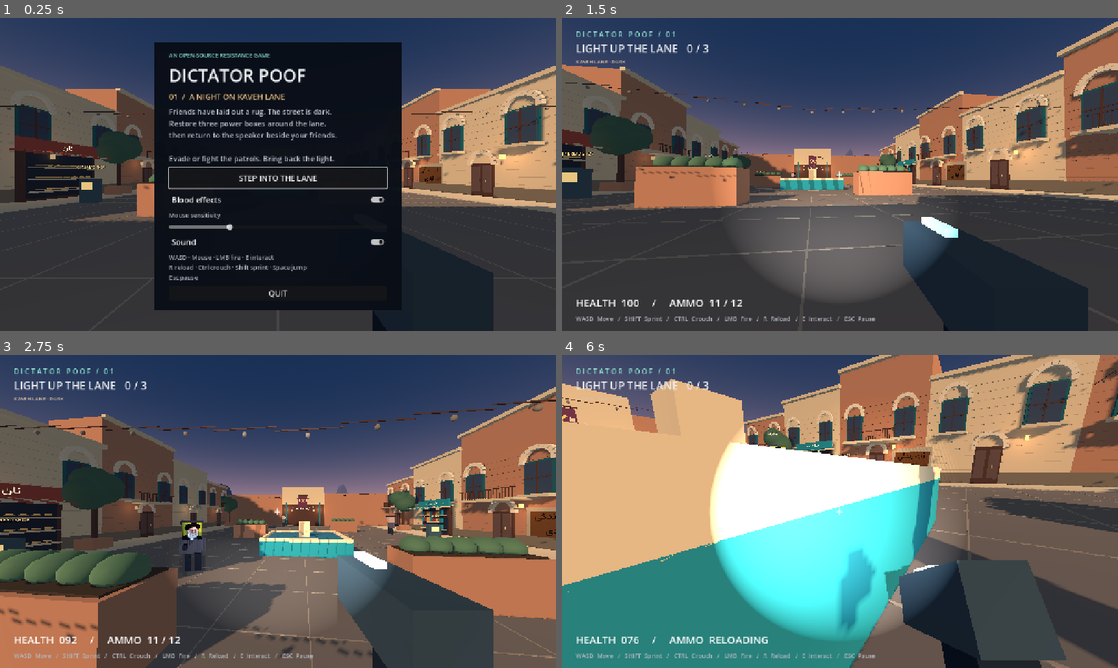
Above: before the commit, frames 1-4 (two rows, left to right).
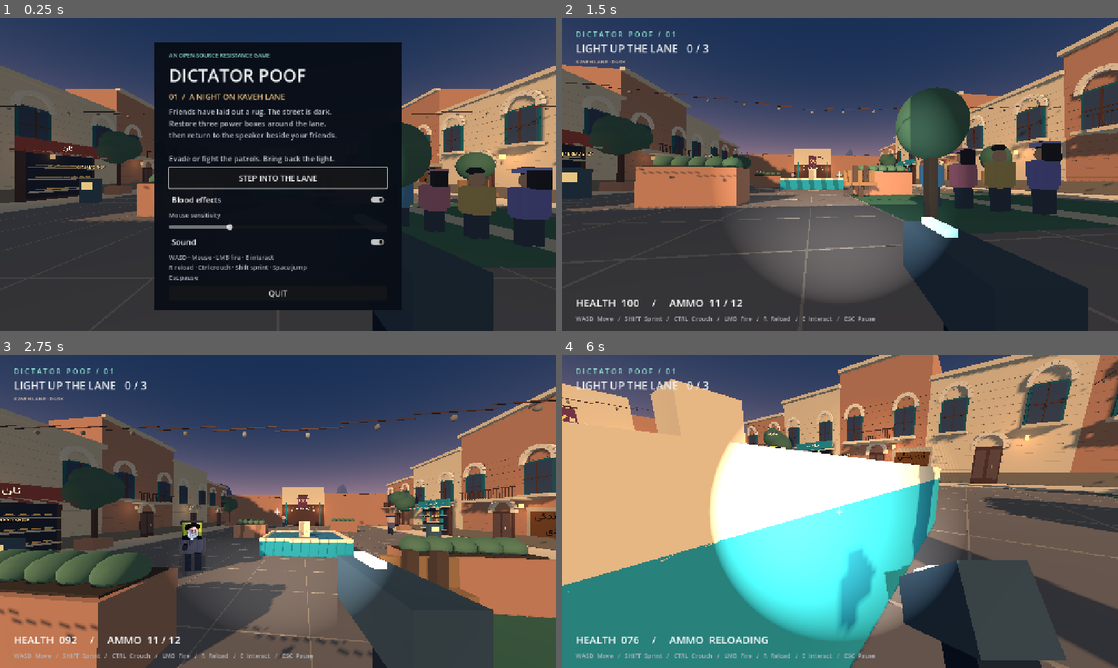
Above: after the commit, the same moments.

Repository: autrin/Dictator-Poof
Game: Godot game, scene res://scenes/main.tscn
The game is run twice, just before and just after one commit, with the same random seed, the same clock (stepped at 60 frames per second) and the same inputs.
Inputs (mouse positions are in pixels of both pictures, inside the frame that each line leads up to):
- Up to frame 1 (0.25 s): no input
- Up to frame 2 (1.5 s): click "STEP INTO THE LANE" at 0.5 s; move the mouse to (867, 174) at 1.27 s; hold W (forward) from 1.28 s (still down); hold Ctrl (crouch) from 1.28 s (still down); click (867, 174) at 1.42 s
- Up to frame 3 (2.75 s): keep holding W (forward); tap Space (jump) at 1.52, 2.27 s; tap E (interact) at 1.55, 2.1 s; move the mouse to (250, 511) at 2.02 s; release Ctrl (crouch) at 2.03 s; tap Ctrl (crouch) at 2.3 s
- Up to frame 4 (6 s): move the mouse to (851, 505) at 2.77 s; hold Ctrl (crouch) 2.78-3.53 s; tap E (interact) at 3.05, 4.35 s; move the mouse to (834, 517) at 3.52 s; click (834, 517) at 3.6 s; tap Space (jump) at 3.77, 4.52, 5.27 s; tap Ctrl (crouch) at 3.8, 5.3 s; move the mouse to (878, 514) at 4.27 s; tap Escape (pause) at 4.9 s; move the mouse to (673, 464) at 5.02 s; release W (forward) at 5.03 s; hold A (left) 5.03-5.78 s; tap Shift (sprint) at 5.1 s; tap R (reload) at 5.65 s; move the mouse to (845, 511) at 5.77 s; hold W (forward) from 5.78 s (still down); hold Ctrl (crouch) from 5.78 s (still down); click (845, 511) at 5.92 s

The runs differ from the first frame. In frame 1, 5.9% of the frame differs, in the area x 72-100%, y 33-80%; in frame 2, 7.9%, in the area x 50-100%, y 22-69%; in frame 3, 2.9%; in frame 4, 0.2%.

Commit message:
Added a park encounter. Walk toward the park on the right side of the street to trigger it: four friends are walking together when officers arrive in a white and green van. The scene shows the questioning, hijab and tattoo demands, the friends' attempt to flee, and the officers' assault and attempted arrests

Diff:
--- a/scripts/hud.gd
+++ b/scripts/hud.gd
@@ -61,9 +61,11 @@
 	hud.add_child(crosshair)
 	prompt = Label.new()
 	prompt.horizontal_alignment = HORIZONTAL_ALIGNMENT_CENTER
+	prompt.vertical_alignment = VERTICAL_ALIGNMENT_CENTER
+	prompt.autowrap_mode = TextServer.AUTOWRAP_WORD_SMART
 	prompt.set_anchors_and_offsets_preset(Control.PRESET_CENTER_BOTTOM)
-	prompt.position = Vector2(-300, -140)
-	prompt.size = Vector2(600, 40)
+	prompt.position = Vector2(-450, -165)
+	prompt.size = Vector2(900, 80)
 	prompt.add_theme_font_size_override("font_size", 22)
 	prompt.add_theme_font_override("font", preload("res://assets/fonts/vazirmatn/Vazirmatn.ttf"))
 	prompt.modulate = TEAL
--- /dev/null
+++ b/scripts/park_encounter.gd
@@ -0,0 +1,178 @@
+extends Node3D
+## A short, player-triggered park encounter on Kaveh Lane.
+
+const PersianFont := preload("res://assets/fonts/vazirmatn/Vazirmatn.ttf")
+const UNIFORM := Color("626b4e")
+
+var game: Node3D
+var van: Node3D
+var civilians: Array[Node3D] = []
+var officers: Array[Node3D] = []
+var elapsed := 0.0
+var started := false
+var completed := false
+var shown_beat := -1
+
+const BEAT_TIMES := [2.3, 5.2, 8.2, 11.1, 14.1, 17.1, 20.1]
+const BEAT_LINES := [
+	"گشت ارشاد: شما کی هستید؟ چه نسبتی با هم دارید؟",
+	"گشت ارشاد: روسری‌هاتون رو درست کنید. موهاتون رو بپوشونید.",
+	"گشت ارشاد: تتو ممنوعه! با زن نامحرم چرا می‌گردی؟",
+	"دوست: ما فقط داریم توی پارک قدم می‌زنیم!",
+	"دختر (گریه‌کنان): ولم کنید! کمک!",
+	"پسر: به سرم نزنید! بذارید بریم!",
+	"دوست‌ها: نه! ما رو سوار ون نکنید!",
+]
+
+func _ready() -> void:
+	build_park()
+	build_van()
+	var colors := [Color("527b8c"), Color("ae6d75"), Color("b39457"), Color("716b9b")]
+	for i in range(4):
+		var person := make_person(colors[i], i % 2 == 1, false)
+		person.position = Vector3(-3.1 + i * 0.65, 0, 1.0 + i * 0.55)
+		civilians.append(person)
+	for i in range(4):
+		var officer := make_person(UNIFORM, false, true)
+		officer.position = Vector3(4.0 + (i % 2) * 0.6, 0, 5.0 + (i / 2) * 0.5)
+		officer.visible = false
+		officers.append(officer)
+
+func build_park() -> void:
+	PoofShapes.box(self, Vector3(-0.6, 0.012, 0), Vector3(8.7, 0.025, 7.3), Color("43634b"))
+	PoofShapes.box(self, Vector3(-0.6, 0.028, 0), Vector3(1.1, 0.01, 7.3), Color("a99a80"))
+	for x in [-4.6, 3.4]:
+		PoofShapes.box(self, Vector3(x, 0.25, -2.7), Vector3(0.25, 0.5, 0.25), Color("544336"))
+		for offset in [-0.28, 0.28]:
+			PoofShapes.box(self, Vector3(x + offset, 0.95, -2.7), Vector3(0.22, 1.2, 0.22), Color("544336"))
+		PoofShapes.box(self, Vector3(x, 0.65, -2.7), Vector3(1.6, 0.17, 0.5), Color("8c6946"))
+		PoofShapes.box(self, Vector3(x, 1.05, -2.95), Vector3(1.6, 0.65, 0.14), Color("8c6946"))
+	for at in [Vector3(-4.4, 0, 2.7), Vector3(3.3, 0, -2.8)]:
+		PoofShapes.box(self, at + Vector3(0, 0.9, 0), Vector3(0.2, 1.8, 0.2), Color("514334"))
+		var crown := sphere(self, at + Vector3(0, 2.1, 0), Vector3(1.45, 1.5, 1.45), Color("45634c"))
+		crown.name = "Park tree"
+	var sign := PoofShapes.label(self, Vector3(-0.6, 2.5, -3.3), "پارک", Color("d7c69d"), 40)
+	sign.font = PersianFont
+	sign.text_direction = TextServer.DIRECTION_RTL
+	sign.billboard = BaseMaterial3D.BILLBOARD_ENABLED
+
+func build_van() -> void:
+	van = Node3D.new()
+	van.name = "Morality police van"
+	van.position = Vector3(4.7, 0, 7.0)
+	add_child(van)
+	PoofShapes.box(van, Vector3(0, 1.13, 0), Vector3(2.55, 2.1, 4.5), Color("deded8"))
+	PoofShapes.box(van, Vector3(0, 2.16, 0.55), Vector3(2.5, 0.16, 3.15), Color("f3f1e9"))
+	for side in [-1, 1]:
+		PoofShapes.box(van, Vector3(side * 1.28, 1.17, 0), Vector3(0.035, 0.44, 4.36), Color("15966b"))
+		for z in [-1.2, 0.05, 1.3]:
+			PoofShapes.box(van, Vector3(side * 1.31, 1.75, z), Vector3(0.045, 0.57, 0.95), Color("273b44"))
+		for z in [-1.55, 1.55]:
+			sphere(van, Vector3(side * 1.25, 0.47, z), Vector3(0.38, 0.75, 0.75), Color("24282a"))
+	PoofShapes.box(van, Vector3(0, 1.68, -2.26), Vector3(2.1, 0.7, 0.04), Color("283f49"))
+	for x in [-0.92, 0.92]:
+		PoofShapes.box(van, Vector3(x, 0.72, -2.28), Vector3(0.37, 0.22, 0.06), Color("f4e8b2"))
+	var title := PoofShapes.label(van, Vector3(-1.34, 1.16, 0.05), "گشت ارشاد", Color("f0e5ae"), 35)
+	title.font = PersianFont
+	title.text_direction = TextServer.DIRECTION_RTL
+	title.rotation.y = -PI / 2.0
+	title.pixel_size = 0.006
+
+func make_person(clothes: Color, woman: bool, officer: bool) -> Node3D:
+	var person := Node3D.new()
+	person.name = "Officer" if officer else ("Woman friend" if woman else "Man friend")
+	add_child(person)
+	sphere(person, Vector3(0, 1.53, 0), Vector3(0.32, 0.38, 0.32), Color("b48969"))
+	sphere(person, Vector3(0, 1.76, -0.03), Vector3(0.34, 0.19, 0.34), Color("292b2b"))
+	PoofShapes.box(person, Vector3(0, 1.0, 0), Vector3(0.48, 0.73, 0.3), clothes)
+	for side in [-1, 1]:
+		var arm := PoofShapes.box(person, Vector3(side * 0.33, 1.03, 0), Vector3(0.16, 0.63, 0.16), clothes)
+		arm.name = "Left arm" if side < 0 else "Right arm"
+		PoofShapes.box(person, Vector3(side * 0.14, 0.34, 0), Vector3(0.18, 0.68, 0.2), Color("39424a"))
+	if woman:
+		# Loose scarf and visible hair make the shouted order legible in the scene.
+		PoofShapes.box(person, Vector3(0, 1.55, 0.17), Vector3(0.36, 0.42, 0.16), Color("292b2b"))
+		PoofShapes.box(person, Vector3(0.05, 1.76, 0), Vector3(0.45, 0.11, 0.37), clothes.lightened(0.18))
+	elif officer:
+		PoofShapes.box(person, Vector3(0, 1.82, 0), Vector3(0.44, 0.14, 0.4), UNIFORM.darkened(0.3))
+	else:
+		# A visible tattoo on the forearm is mentioned by the officer.
+		PoofShapes.box(person, Vector3(0.33, 0.88, -0.09), Vector3(0.13, 0.15, 0.025), Color("273d48"))
+	if not officer:
+		for side in [-1, 1]:
+			var tear := sphere(person, Vector3(side * 0.105, 1.45, -0.16), Vector3(0.055, 0.13, 0.025), Color("8bcad1"))
+			tear.name = "Tear left" if side < 0 else "Tear right"
+			tear.visible = false
+	return person
+
+func sphere(parent: Node3D, at: Vector3, size: Vector3, color: Color) -> MeshInstance3D:
+	var mesh := MeshInstance3D.new()
+	var shape := SphereMesh.new()
+	shape.radius = 0.5
+	shape.height = 1.0
+	mesh.mesh = shape
+	mesh.position = at
+	mesh.scale = size
+	mesh.material_override = PoofShapes.material(color)
+	parent.add_child(mesh)
+	return mesh
+
+func _process(delta: float) -> void:
+	if completed or not game.active or game.victory:
+		return
+	if not started:
+		elapsed += delta
+		for i in range(civilians.size()):
+			civilians[i].position.z = 1.0 + i * 0.55 - minf(elapsed * 0.18, 1.1)
+			civilians[i].position.y = absf(sin(elapsed * 6.0 + i)) * 0.025
+		if game.player.global_position.distance_to(global_position) < 7.0:
+			started = true
+			elapsed = 0.0
+		return
+	elapsed += delta
+	van.position.z = lerpf(7.0, 3.3, clampf(elapsed / 2.2, 0.0, 1.0))
+	for i in range(civilians.size()):
+		var person := civilians[i]
+		var home := Vector3(-3.1 + i * 0.65, 0, -0.1 + i * 0.55)
+		var fleeing := home + Vector3(-1.4 + (i % 2) * 0.5, 0, -0.9)
+		var caught := Vector3(2.45 + (i % 2) * 0.32, 0, 0.8 + i * 0.7)
+		if elapsed < 11.5:
+			person.position = home
+		elif elapsed < 14.8:
+			person.position = home.lerp(fleeing, clampf((elapsed - 11.5) / 3.3, 0, 1))
+		else:
+			person.position = fleeing.lerp(caught, clampf((elapsed - 14.8) / 7.0, 0, 1))
+		person.position.y = absf(sin(elapsed * (11.0 if elapsed > 11.5 else 4.0) + i)) * 0.04
+		person.get_node("Tear left").visible = elapsed >= 14.1
+		person.get_node("Tear right").visible = elapsed >= 14.1
+		if elapsed > 14.8:
+			person.rotation.z = (-0.24 if i % 2 == 1 else 0.18) + sin(elapsed * 9.0 + i) * 0.06
+		else:
+			person.rotation.z = sin(elapsed * 4.0 + i) * 0.025
+	for i in range(officers.size()):
+		var officer := officers[i]
+		officer.visible = elapsed >= 2.2
+		var arrival := Vector3(3.6 + (i % 2) * 0.55, 0, 2.5 + (i / 2) * 0.5)
+		var approach := Vector3(-3.1 + i * 0.65 + 0.5, 0, -0.1 + i * 0.55)
+		var pursuit := civilians[i].position + Vector3(0.46, 0, 0.05)
+		if elapsed < 6.0:
+			officer.position = arrival.lerp(approach, clampf((elapsed - 2.2) / 3.8, 0, 1))
+		elif elapsed < 14.8:
+			officer.position = approach
+		else:
+			officer.position = pursuit
+		var left_arm := officer.get_node("Left arm") as MeshInstance3D
+		if elapsed > 14.8:
+			# One officer grabs near each woman's hair; the others strike and shove the men.
+			left_arm.position.y = 1.51 if i % 2 == 1 else 1.35 + sin(elapsed * 15.0 + i) * 0.23
+			left_arm.rotation.z = -0.65 if i % 2 == 1 else sin(elapsed * 15.0 + i) * 0.8
+		else:
+			left_arm.position.y = 1.03
+			left_arm.rotation.z = 0.0
+	for i in range(BEAT_TIMES.size()):
+		if elapsed >= BEAT_TIMES[i] and shown_beat < i:
+			shown_beat = i
+			game.message_text = BEAT_LINES[i]
+			game.notification_left = 3.1
+	if elapsed >= 23.2:
+		completed = true
--- a/scripts/world.gd
+++ b/scripts/world.gd
@@ -2,6 +2,7 @@
 ## Kaveh Lane: an outdoor neighborhood, restored one pool of light at a time.
 
 const GraffitiWall := preload("res://scenes/graffiti_wall.tscn")
+const ParkEncounter := preload("res://scripts/park_encounter.gd")
 const PersianFont := preload("res://assets/fonts/vazirmatn/Vazirmatn.ttf")
 const BRICK := Color("a57559")
 const PLASTER := Color("c3aa88")
@@ -15,6 +16,7 @@
 var festoon_bulbs: Array[MeshInstance3D] = []
 var neighbors: Array[Node3D] = []
 var gathering: Node3D
+var park_encounter: Node3D
 var gathering_light: OmniLight3D
 var elapsed := 0.0
 
@@ -51,6 +53,10 @@
 	for i in range(3):
 		power_box(POWER_POINTS[i], i)
 	build_gathering()
+	park_encounter = ParkEncounter.new()
+	park_encounter.game = game
+	park_encounter.position = Vector3(7, 0, 11)
+	add_child(park_encounter)
 	string_lights(-14.0)
 	string_lights(8.0)
 	string_lights(19.0)
--- /dev/null
+++ b/tests/park_encounter.gd
@@ -0,0 +1,36 @@
+extends SceneTree
+## Focused check for the park encounter trigger and its visible progression.
+
+var failures := 0
+
+func _initialize() -> void:
+	call_deferred("run")
+
+func check(condition: bool, message: String) -> void:
+	if condition:
+		print("PASS: ", message)
+	else:
+		failures += 1
+		push_error("FAIL: " + message)
+
+func run() -> void:
+	var game: Node3D = load("res://scenes/main.tscn").instantiate()
+	root.add_child(game)
+	await physics_frame
+	await process_frame
+	game.sound_enabled = false
+	game.start_or_resume()
+	var park: Node3D = game.world.park_encounter
+	check(park != null and not park.started and park.civilians.size() == 4 and park.officers.size() == 4, "park scene starts with four walking friends and four officers")
+	game.player.position = park.global_position + Vector3(0, 0.05, 0)
+	await process_frame
+	await process_frame
+	check(park.started, "approaching the park triggers the encounter")
+	park._process(15.5)
+	check(park.officers[0].visible and park.van.position.z < 4.0, "officers emerge from the arriving van")
+	check(park.civilians[1].rotation.z < -0.1 and park.officers[1].get_node("Left arm").position.y > 1.4, "officer grabs toward a woman's hair while she recoils")
+	check(park.civilians[0].rotation.z > 0.1 and park.officers[0].get_node("Left arm").position.y > 1.0, "man recoils from the officer's raised arm")
+	park._process(8.0)
+	check(park.completed and game.message_text.contains("ون"), "attempted forced loading into the van completes the scene")
+	print("RESULT: ", failures, " failure(s)")
+	quit(0 if failures == 0 else 1)
Binary file added: assets/textures/objects/morality-police-van.jpg.webp
Not shown, added: assets/textures/objects/morality-police-van.jpg.webp.import
Not shown, added: scripts/park_encounter.gd.uid
Not shown, added: tests/park_encounter.gd.uid
